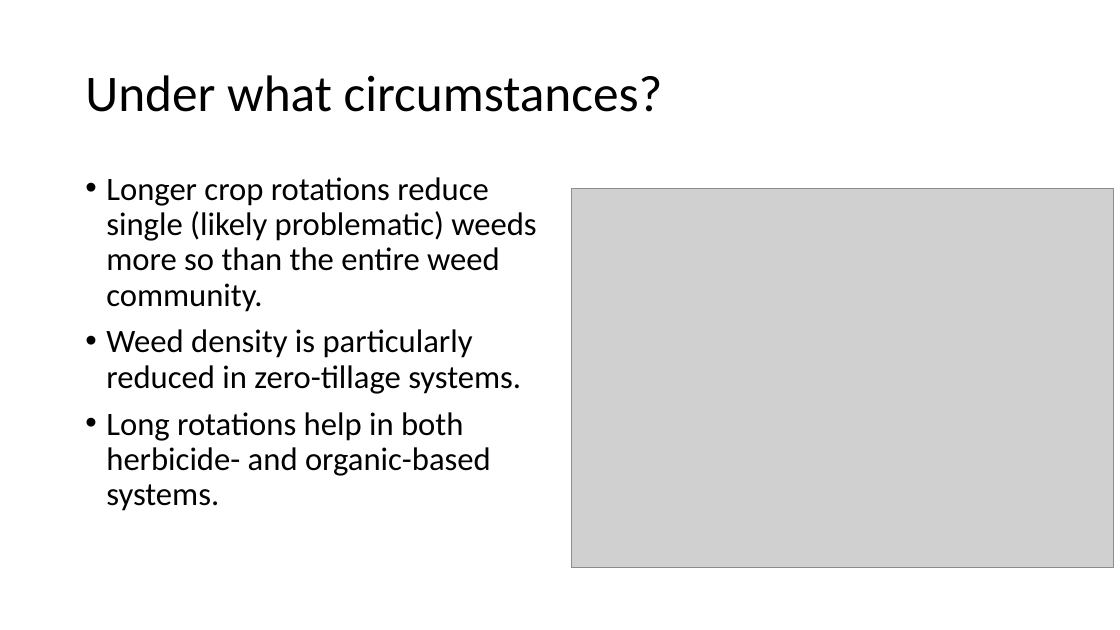
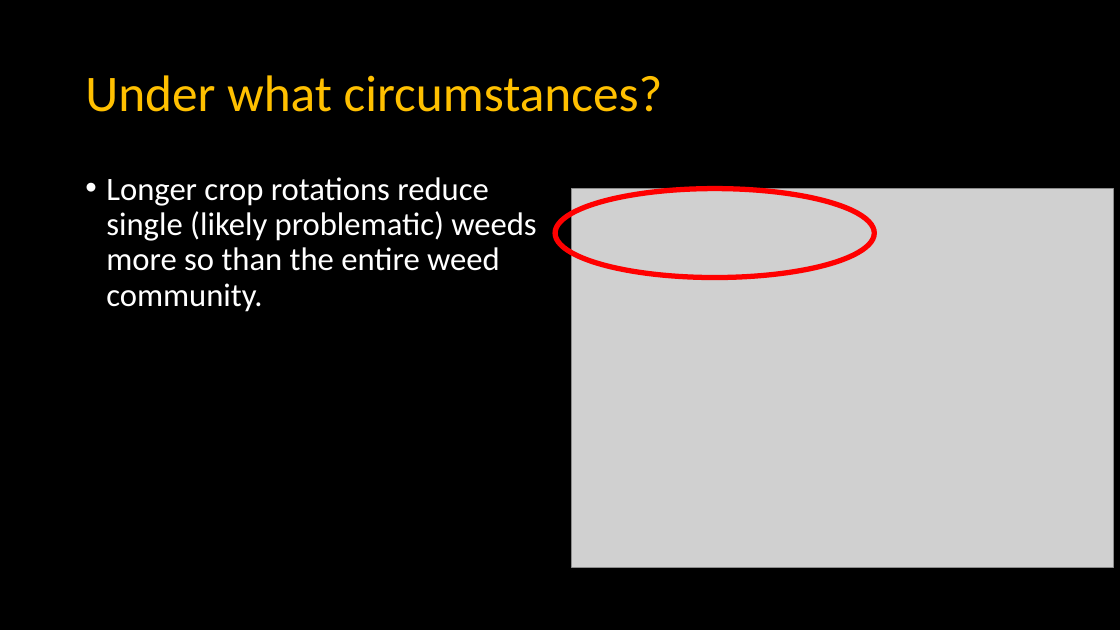
Before and after one commit to EEB698-F2018/analysis-outline-vanichols, a slide deck: slide 14 of Presentation_v1.pptx. Drawn at 1120x630 pixels with LibreOffice and Linux fonts; fonts in the diff are those of the drawing; grey boxes stand for pictures. Boxes give left, top, right and bottom in pixels: in the first picture for what was removed or moved away, otherwise in the second. Text is boxed around its words. In the diff, an @@ line names an element or a change of style, - is before the commit and + after.

```diff
--- a/Presentation_v1.pptx
+++ b/Presentation_v1.pptx
@@ background #FFFFFF to #000000 @@
@@ title "Under what circumstances?" at (85, 75, 663, 112): text colour #000000 to #FFC000 @@
@@ text "Longer crop rotations reduce single ..." at (106, 177, 536, 312): text colour #000000 to #FFFFFF @@
@@ ellipse added at (555, 189, 875, 278), outline #FF0000 4.5 pt @@
@@ text at (106, 329, 521, 511): paragraphs removed @@
-• Weed density is particularly reduced in zero-tillage systems.
-• Long rotations help in both herbicide- and organic-based systems.
```
Also in this commit, not shown: 14 other slides changed, 2 slides added.
